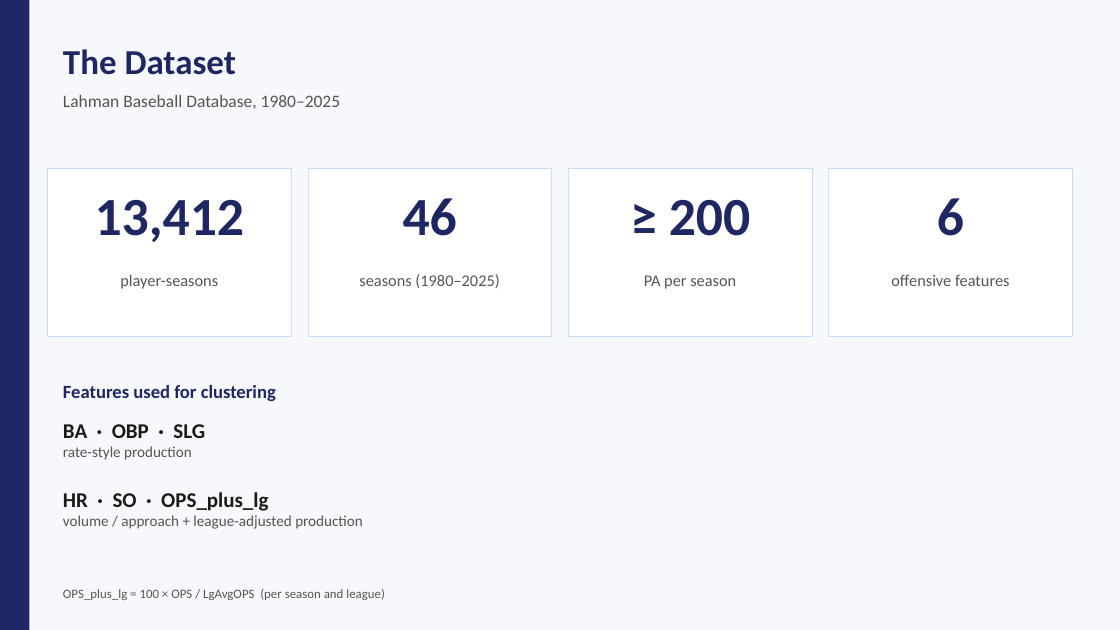
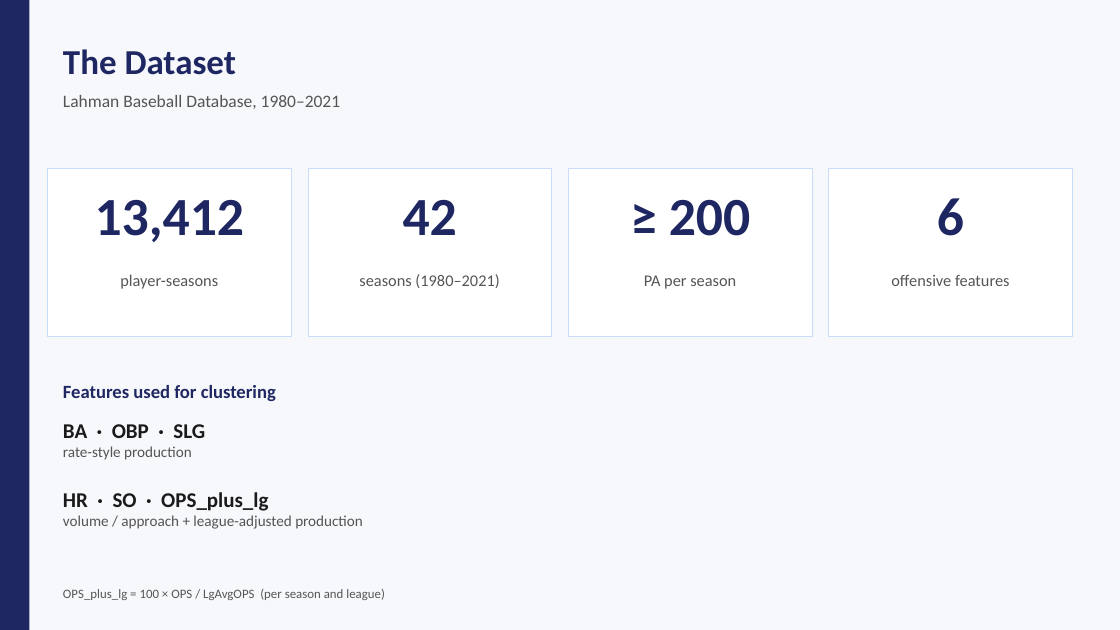
Before and after one commit to tatequentin/cs4412-datamining-project, a slide deck: slide 3 of slides/York_CS4412_M4_Presentation.pptx. Drawn at 1120x630 pixels with LibreOffice and Linux fonts; fonts in the diff are those of the drawing. Boxes give left, top, right and bottom in pixels: in the first picture for what was removed or moved away, otherwise in the second. Text is boxed around its words. In the diff, an @@ line names an element or a change of style, - is before the commit and + after.

```diff
--- a/slides/York_CS4412_M4_Presentation.pptx
+++ b/slides/York_CS4412_M4_Presentation.pptx
@@ text at [63, 95, 341, 109]: text changed @@
-Lahman Baseball Database, 1980–2025
+Lahman Baseball Database, 1980–2021
@@ text at [403, 200, 457, 235]: text changed @@
-46
+42
@@ text at [359, 274, 499, 288]: text changed @@
-seasons (1980–2025)
+seasons (1980–2021)
```
Also in this commit, not shown: 1 other slide changed, 6 other files.
